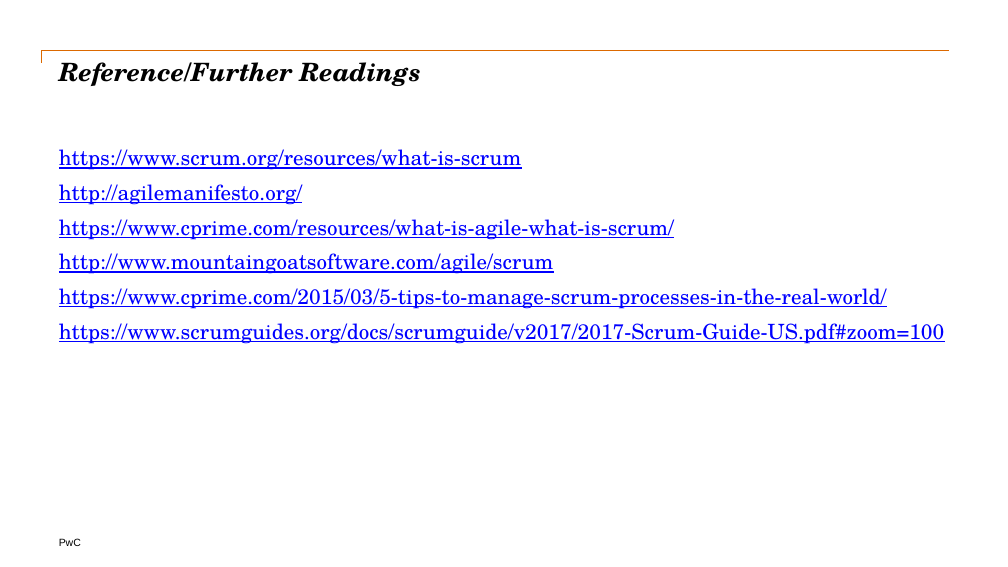
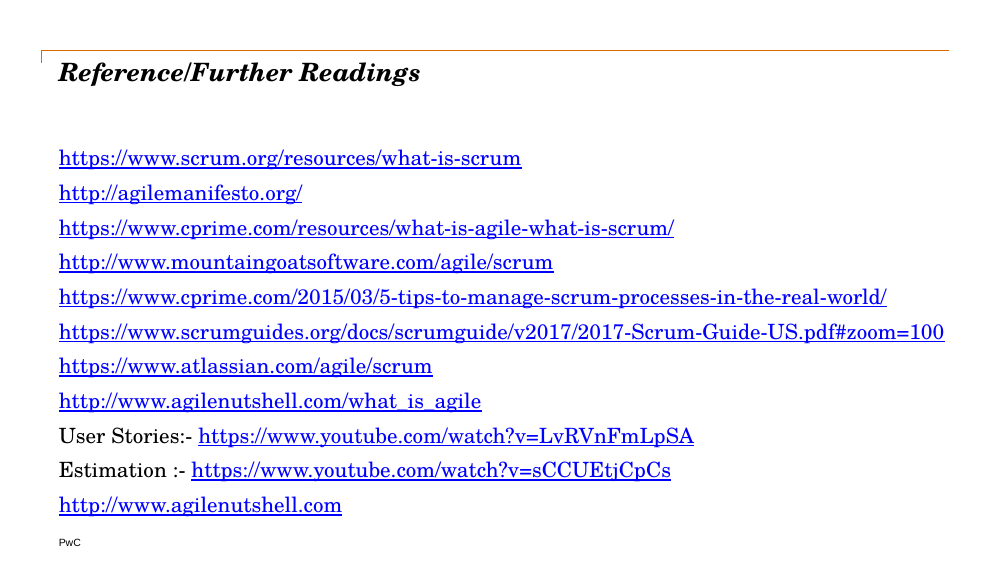
Before and after one commit to nadee158/reference_docs, a slide deck: slide 18 of doc/scrum_introduction.pptx (slide 3 before the commit). Drawn at 1008x567 pixels with LibreOffice and Linux fonts; fonts in the diff are those of the drawing. Boxes give left, top, right and bottom in pixels: in the first picture for what was removed or moved away, otherwise in the second. Text is boxed around its words. In the diff, an @@ line names an element or a change of style, - is before the commit and + after.

```diff
--- a/doc/scrum_introduction.pptx
+++ b/doc/scrum_introduction.pptx
@@ text at [59, 357, 694, 517]: paragraphs added @@
+https://www.atlassian.com/agile/scrum
+http://www.agilenutshell.com/what_is_agile
+User Stories:- https://www.youtube.com/watch?v=LvRVnFmLpSA
+Estimation :- https://www.youtube.com/watch?v=sCCUEtjCpCs
+http://www.agilenutshell.com
```
Also in this commit, not shown: 2 other slides changed, 15 slides added.
